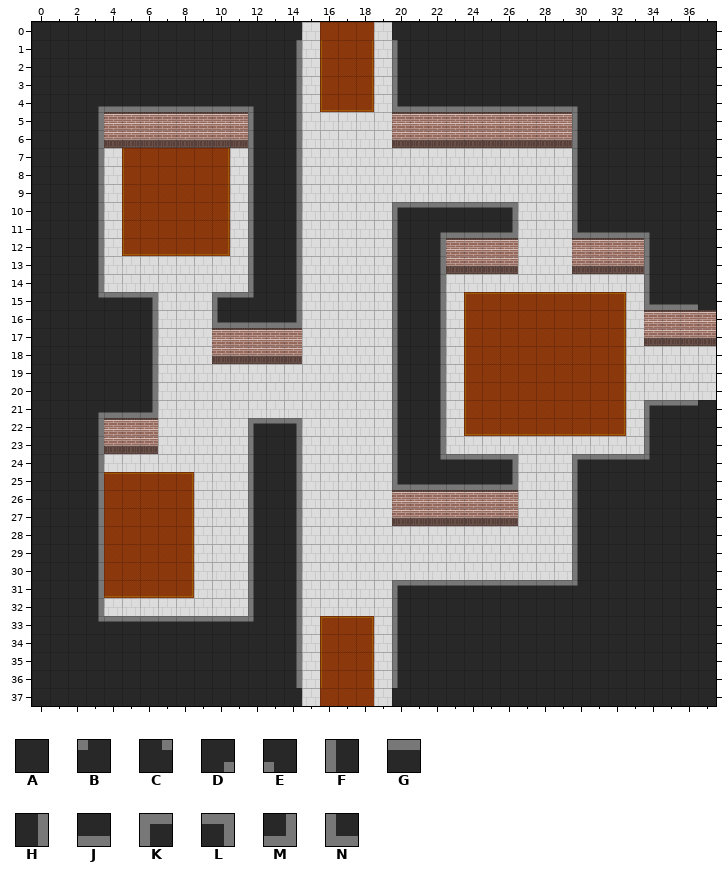
Level history. Tiled map (JSON): public/map/mansion2.json. Above: the version before the commit.
Cells are 32x32 px. Shown: x 0..37, y 0..37. Tiles whose own drawing changed are shown in their newer look in all pictures.
Key: from "gray_ceil": A 0, B 1, C 2, D 4, E 8, F 16, G 20, H 24, J 28, K 34, L 36, M 38, N 40.
_ is an empty cell.
Layers that did not change in this view are not listed.
Layer "mansion_ceil" before, first column x 0:
 0 AAAAAAAAAAAAAAA_____AAAAAAAAAAAAAAAAAA
 1 AAAAAAAAAAAAAAH_____FAAAAAAAAAAAAAAAAA
 2 AAAAAAAAAAAAAAH_____FAAAAAAAAAAAAAAAAA
 3 AAAAAAAAAAAAAAH_____FAAAAAAAAAAAAAAAAA
 4 AAADJJJJJJJJEAH_____NJJJJJJJJJEAAAAAAA
 5 AAAH________FAH_______________FAAAAAAA
 6 AAAH________FAH_______________FAAAAAAA
 7 AAAH________FAH_______________FAAAAAAA
 8 AAAH________FAH_______________FAAAAAAA
 9 AAAH________FAH_______________FAAAAAAA
10 AAAH________FAH_____KGGGGGL___FAAAAAAA
11 AAAH________FAH_____FADJJJM___NJJJEAAA
12 AAAH________FAH_____FAH___________FAAA
13 AAAH________FAH_____FAH___________FAAA
14 AAAH________FAH_____FAH___________FAAA
15 AAACGGL___KGBAH_____FAH___________NJJA
16 AAAAAAH___NJJJM_____FAH_______________
17 AAAAAAH_____________FAH_______________
18 AAAAAAH_____________FAH_______________
19 AAAAAAH_____________FAH_______________
20 AAAAAAH_____________FAH_______________
21 AAADJJM_____________FAH___________KGGA
22 AAAH________KGL_____FAH___________FAAA
23 AAAH________FAH_____FAH___________FAAA
24 AAAH________FAH_____FACGGGL___KGGGBAAA
25 AAAH________FAH_____NJJJJJM___FAAAAAAA
26 AAAH________FAH_______________FAAAAAAA
27 AAAH________FAH_______________FAAAAAAA
28 AAAH________FAH_______________FAAAAAAA
29 AAAH________FAH_______________FAAAAAAA
30 AAAH________FAH_______________FAAAAAAA
31 AAAH________FAH_____KGGGGGGGGGBAAAAAAA
32 AAAH________FAH_____FAAAAAAAAAAAAAAAAA
33 AAACGGGGGGGGBAH_____FAAAAAAAAAAAAAAAAA
34 AAAAAAAAAAAAAAH_____FAAAAAAAAAAAAAAAAA
35 AAAAAAAAAAAAAAH_____FAAAAAAAAAAAAAAAAA
36 AAAAAAAAAAAAAAH_____FAAAAAAAAAAAAAAAAA
37 AAAAAAAAAAAAAAA_____AAAAAAAAAAAAAAAAAA
The same view after the edit:
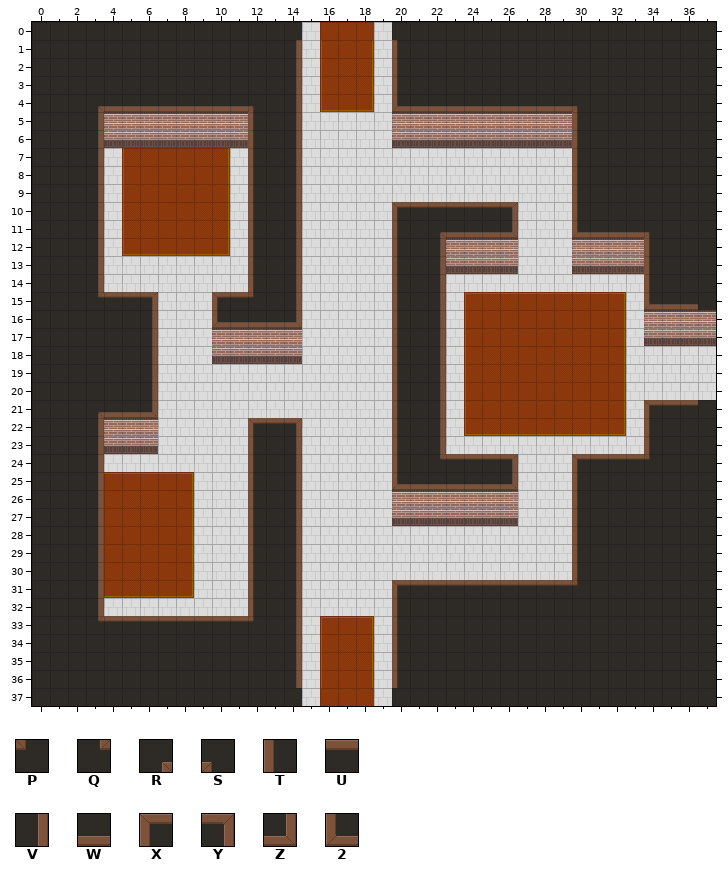
Further tiles: from "mansion_ceil": P 1, Q 2, R 4, S 8, T 16, U 20, V 24, W 28, X 34, Y 36, Z 38, 2 40.
Difference:
Changed rows in their new state; . is an unchanged cell.
Layer "mansion_ceil":
first column x 3:
 1 ...........V.....T................
 2 ...........V.....T................
 3 ...........V.....T................
 4 RWWWWWWWWS.V.....2WWWWWWWWWS......
 5 V........T.V...............T......
 6 V........T.V...............T......
 7 V........T.V...............T......
 8 V........T.V...............T......
 9 V........T.V...............T......
10 V........T.V.....XUUUUUY...T......
11 V........T.V.....T.RWWWZ...2WWWS..
12 V........T.V.....T.V...........T..
13 V........T.V.....T.V...........T..
14 V........T.V.....T.V...........T..
15 QUUY...XUP.V.....T.V...........2WW
16 ...V...2WWWZ.....T.V..............
17 ...V.............T.V..............
18 ...V.............T.V..............
19 ...V.............T.V..............
20 ...V.............T.V..............
21 RWWZ.............T.V...........XUU
22 V........XUY.....T.V...........T..
23 V........T.V.....T.V...........T..
24 V........T.V.....T.QUUUY...XUUUP..
25 V........T.V.....2WWWWWZ...T......
26 V........T.V...............T......
27 V........T.V...............T......
28 V........T.V...............T......
29 V........T.V...............T......
30 V........T.V...............T......
31 V........T.V.....XUUUUUUUUUP......
32 V........T.V.....T................
33 QUUUUUUUUP.V.....T................
34 ...........V.....T................
35 ...........V.....T................
36 ...........V.....T................
Boxes around the changes in both pictures, in picture pixels (x1, y1, x2, y2):
changed: (98, 40, 302, 688)
changed: (392, 40, 698, 688)
